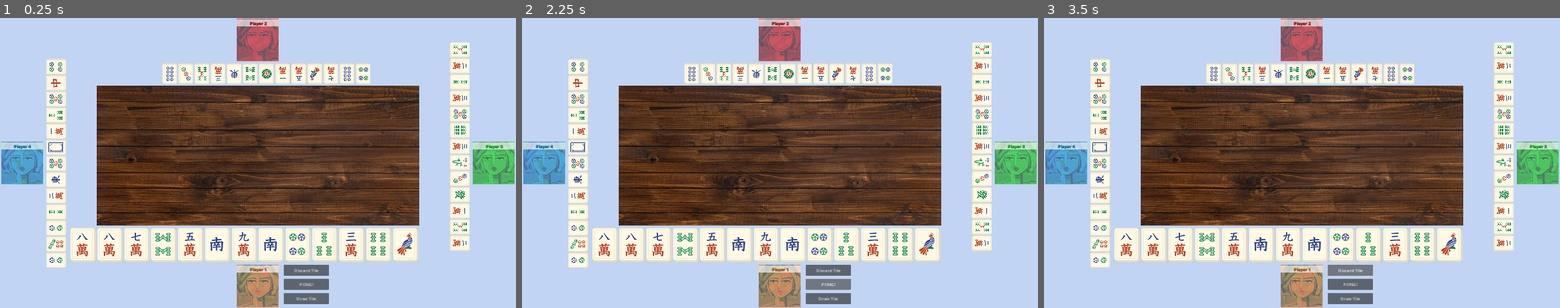
Above: before the commit, frames 1-3 (left to right).
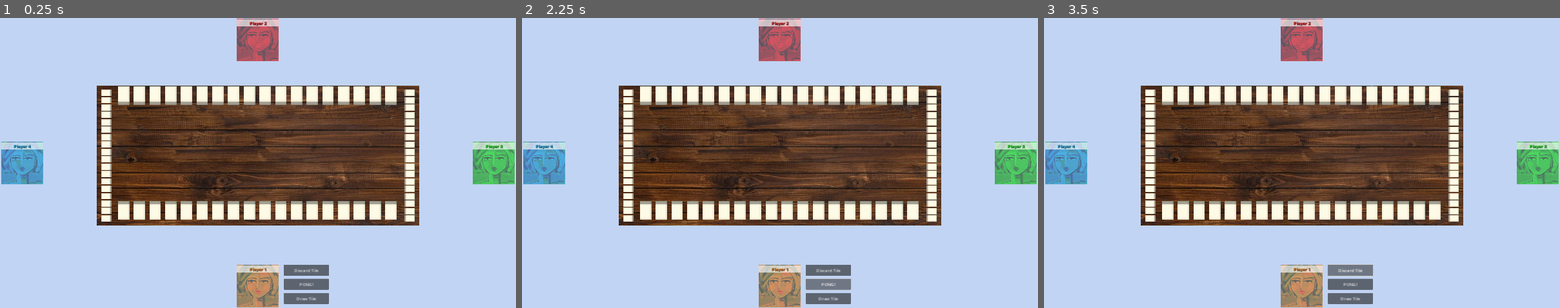
Above: after the commit, the same moments.

Repository: cristiadu/MJ
Game: Godot game, scene res://game.tscn
Same seed, same stepped clock (60 frames per second), same inputs: the game is played once before the commit and once after it.
Inputs:
- Up to frame 1 (0.25 s): no input
- Up to frame 2 (2.25 s): click "Discard Tile" at 0.5 s; click "Draw Tile" at 1.25 s; click "PONG!" at 2 s
- Up to frame 3 (3.5 s): click "Discard Tile" at 2.75 s

The runs differ from the first frame. In frame 1, 22% of the frame differs, in the area x 9-91%, y 8-86%; in frame 2, 22%; in frame 3, 22%.
Error after the commit: Parse Error: Expected bind name after "var". (res://table.gd:54)

Commit message:
refactoring code

Diff:
--- a/game.gd
+++ b/game.gd
@@ -309,9 +309,7 @@
 			self.game_tiles.append(tile_object)
 
 	game_tiles.shuffle()
-	#draw_table_tiles()
-	draw_initial_player_tiles()
-
+	draw_table_tiles()
 
 
 func draw_table_tiles():
@@ -335,25 +333,3 @@
 	for tile_instance in self.game_tiles.slice(self.game_tiles_currently_unassigned_index, end_index):
 		$Tiles/Table/South.add_tile_to_players_table(tile_instance)
 	self.game_tiles_currently_unassigned_index = end_index
-
-
-func draw_initial_player_tiles():
-	var end_index = self.game_tiles_currently_unassigned_index + $Tiles/Player1/Hand.initial_tile_per_hand
-	for tile_instance in self.game_tiles.slice(self.game_tiles_currently_unassigned_index, end_index):
-		$Tiles/Player1/Hand.add_tile_to_hand(tile_instance, false)
-	self.game_tiles_currently_unassigned_index = end_index
-
-	end_index = self.game_tiles_currently_unassigned_index + $Tiles/Player2/Hand.initial_tile_per_hand
-	for tile_instance in self.game_tiles.slice(self.game_tiles_currently_unassigned_index, end_index):
-		$Tiles/Player2/Hand.add_tile_to_hand(tile_instance, false)
-	self.game_tiles_currently_unassigned_index = end_index
-
-	end_index = self.game_tiles_currently_unassigned_index + $Tiles/Player3/Hand.initial_tile_per_hand
-	for tile_instance in self.game_tiles.slice(self.game_tiles_currently_unassigned_index, end_index):
-		$Tiles/Player3/Hand.add_tile_to_hand(tile_instance, false)
-	self.game_tiles_currently_unassigned_index = end_index
-
-	end_index = self.game_tiles_currently_unassigned_index + $Tiles/Player4/Hand.initial_tile_per_hand
-	for tile_instance in self.game_tiles.slice(self.game_tiles_currently_unassigned_index, end_index):
-		$Tiles/Player4/Hand.add_tile_to_hand(tile_instance, false)
-	self.game_tiles_currently_unassigned_index = end_index
--- a/table.gd
+++ b/table.gd
@@ -1,6 +1,7 @@
 extends Node2D
 
-@export var current_wind_to_draw = "East"
+@export var current_draw_wind = "East"
+@export var current_table_wind = ""
 @export var number_rolled_dice = 10
 
 var dice_rolls = []
@@ -12,6 +13,7 @@
 
 
 func start_round():
+	self.current_table_wind = get_next_wind(self.current_table_wind)
 	self.dice_rolls = roll_three_d6()
 	self.number_rolled_dice = dice_rolls.reduce(func(accum, number): return accum + number)
 	select_draw_wind()
@@ -31,28 +33,28 @@
 # Select which Table Pile will draw from
 func select_draw_wind():
 	match number_rolled_dice:
-		var multiple_of_four when multiple_of_four % 4 == 0:
-			self.current_wind_to_draw = "South"
-		var multiple_of_three when multiple_of_three % 3 == 0:
-			self.current_wind_to_draw = "West"
-		var multiple_of_two when multiple_of_two % 2 == 0:
-			self.current_wind_to_draw = "North"
-		var _multiple_of_one_only:
-			self.current_wind_to_draw = "East"
+		6,10,14,18:
+			self.current_draw_wind = "South"
+		3,7,11,15:
+			self.current_draw_wind = "West"
+		4,8,12,16:
+			self.current_draw_wind = "North"
+		5,9,13,17:
+			self.current_draw_wind = "East"
 
 
-func get_next_wind():
-	match current_wind_to_draw:
+func get_next_wind(wind):
+	match wind:
 		"East":
 			return "South"
 		"South":
 			return "West"
 		"West":
 			return "North"
-		"North":
+		"North", var _:
 			return "East"
 
 
 func draw_tile(number_of_tiles = 1):
-	var pile_wind = get_node(self.current_wind_to_draw)
+	var pile_wind = get_node(self.current_draw_wind)
 	# TODO: Implement this.
--- a/tile.gd
+++ b/tile.gd
@@ -9,6 +9,17 @@
 @onready var collision_shape_size = get_collision_shape_size()
 @onready var viewport = get_viewport_rect()
 
+signal dragging_started
+signal dragging_stopped
+
+enum ShiftDirection {
+    MOVE_LEFT,
+    MOVE_RIGHT
+}
+
+const DRAG_SCALE_FACTOR = Vector2(1.2, 1.2)
+const NORMAL_SCALE_FACTOR = Vector2(1, 1)
+const VIEWPORT_MARGIN_FACTOR = 0.3
 
 var type = "None"
 var subtype = ""
@@ -16,8 +27,8 @@
 var number = ""
 var resource = "res://images/tile.png"
 
-var dragging = false  # Whether the tile is being dragged
-var drag_offset = Vector2()  # The offset between the mouse and the tile's position when dragging starts
+var dragging = false # Whether the tile is being dragged
+var drag_offset = Vector2() # The offset between the mouse and the tile's position when dragging starts
 
 func init(o, t, res, s, st, n):
 	self.order = o
@@ -27,87 +38,79 @@
 	self.number = n
 	self.resource = res
 
-
 # Called when the node enters the scene tree for the first time.
 func _ready():
 	$ImageFaceUp.texture = load(resource)
 	change_face_down_or_up(self.is_face_down)
 	input_event.connect(_on_Tile_input_event)
-
+	dragging_started.connect(start_dragging)
+	dragging_stopped.connect(stop_dragging)
 
 func change_face_down_or_up(set_face_down):
 	self.is_face_down = set_face_down
 	$ImageFaceDown.visible = is_face_down
 	$ImageFaceUp.visible = not is_face_down
 
-
 func _on_Tile_input_event(_viewport, event, _shape_idx):
 	if self.draggable:
 		if event is InputEventMouseButton:
 			if event.pressed and event.button_index == MOUSE_BUTTON_LEFT:
 				# The left mouse button was pressed
-				start_dragging(event.global_position)
+				dragging_started.emit(event.global_position)
 			elif not event.pressed and event.button_index == MOUSE_BUTTON_LEFT:
-				stop_dragging()
-
+				dragging_stopped.emit()
 
 func start_dragging(mouse_position):
 	self.dragging = true
 	self.drag_offset = self.global_position - mouse_position
-	create_tween().tween_property(self, "scale", Vector2(1.2, 1.2), 0.2)
-
+	create_tween().tween_property(self, "scale", DRAG_SCALE_FACTOR, 0.2)
 
 func stop_dragging():
 	self.dragging = false
 	self.drag_offset = Vector2()
-	create_tween().tween_property(self, "scale", Vector2(1, 1), 0.2)
+	create_tween().tween_property(self, "scale", NORMAL_SCALE_FACTOR, 0.2)
 	calculate_new_order()
 
-
 func calculate_new_order():
-	var tiles = hand.get_children()  # Assuming 'hand' is a reference to the parent container of the tiles
+	var tiles = hand.get_children() # Assuming 'hand' is a reference to the parent container of the tiles
 	var closest_distance = INF
-	var closest_tile = null  # This will hold the closest tile
+	var closest_tile = null # This will hold the closest tile
 	var old_order = self.order # Store the old order to compare with the new one
 
 	# Iterate through all tiles to find the closest one
 	for tile in tiles:
 		if tile == self:
 			continue
-		var distance = self.global_position.distance_to(Vector2(tile.global_position.x, tile.global_position.y))
+		var distance = self.global_position.distance_to(tile.global_position)
 		if distance < closest_distance:
 			closest_distance = distance
 			closest_tile = tile
 
 	# If a closest tile is found and it's not the same as the current tile
 	if closest_tile and closest_tile.order != old_order:
-		var other_tiles_shift_direction = "MOVE_LEFT" if closest_tile.order > old_order else "MOVE_RIGHT"
+		var other_tiles_shift_direction = ShiftDirection.MOVE_LEFT if closest_tile.order > old_order else ShiftDirection.MOVE_RIGHT
 		var new_order = closest_tile.order
 
 		for tile in tiles:
 			if tile == self:
 				tile.order = new_order
-			elif other_tiles_shift_direction == "MOVE_RIGHT" and tile.order < old_order and tile.order >= new_order:
+			elif other_tiles_shift_direction == ShiftDirection.MOVE_RIGHT and tile.order < old_order and tile.order >= new_order:
 				tile.order = tile.order + 1
-			elif other_tiles_shift_direction == "MOVE_LEFT" and tile.order > old_order and tile.order <= new_order:
+			elif other_tiles_shift_direction == ShiftDirection.MOVE_LEFT and tile.order > old_order and tile.order <= new_order:
 				tile.order = tile.order - 1
 
 		# Emit a signal to notify that tiles need to be reordered
 		hand.should_reorder_tiles.emit()
-
 
 # Called every physics frame. 'delta' is the elapsed time since the previous physics frame.
 func _physics_process(_delta):
 	if self.draggable and self.dragging:
 		var mouse_position = get_global_mouse_position()
 		var new_position = mouse_position + self.drag_offset
-		var factor = 0.3
-		self.global_position.x = clamp(new_position.x, (collision_shape_size.x * factor), self.viewport.size.x - (collision_shape_size.x  * factor))
-		self.global_position.y = clamp(new_position.y, (collision_shape_size.y * factor), self.viewport.size.y - (collision_shape_size.y  * factor))
+		self.global_position.x = clamp(new_position.x, (collision_shape_size.x * VIEWPORT_MARGIN_FACTOR), self.viewport.size.x - (collision_shape_size.x * VIEWPORT_MARGIN_FACTOR))
+		self.global_position.y = clamp(new_position.y, (collision_shape_size.y * VIEWPORT_MARGIN_FACTOR), self.viewport.size.y - (collision_shape_size.y * VIEWPORT_MARGIN_FACTOR))
 		if not self.viewport.has_point(mouse_position):
-			# Mouse is outside the viewport
-			stop_dragging()
-
+			dragging_stopped.emit()
 
 func get_collision_shape_size():
 	var collision_shape = $CollisionShape2D.shape
@@ -115,9 +118,8 @@
 		return collision_shape.get_rect().size * 2 # For a RectangleShape2D, size is twice the extents
 	return Vector2.ZERO # Default to zero if no shape is found
 
-
 # Called every frame. 'delta' is the elapsed time since the previous frame.
 func _process(_delta):
 	if self.dragging and not Input.is_mouse_button_pressed(MOUSE_BUTTON_LEFT):
 		# The left mouse button was released outside of the _on_Tile_input_event method
-		stop_dragging()
+		dragging_stopped.emit()
